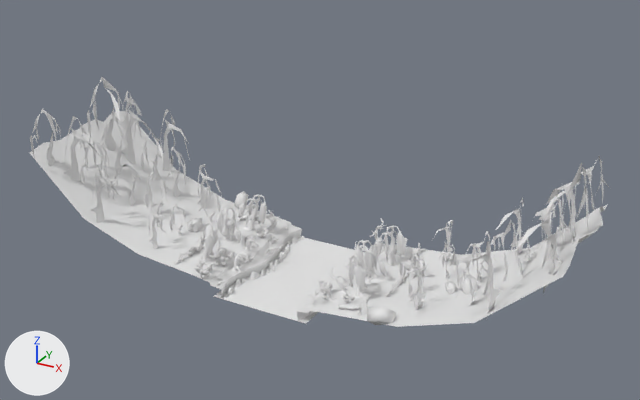
A saved change to the FBX model QuestTemplate/Assets/Design/Scenery/River/river_straitB.fbx.
Before and after are seen from a 50 mm camera at (66.6, -127.5, 71.9) aimed at (3.1, -12.0, 14.1). Lighting does not change. The marker at lower left points along +X, +Y and +Z. Objects named as collision shapes, trigger or cutter boxes, shadow casters or lower levels of detail are left out. Where no turn or scale is listed for an object, it has been applied to the vertices.

Script lines for the objects in view, before the commit:
```python
me_ea_bush1c_026 = bpy.data.meshes.new('EA_Bush1c.026')
me_ea_bush1c_026.from_pydata(...)  # 18275 vertices, 22316 faces; spans x -46.2..47.3, y -27.9..1.5, z -0.1..29.0
me_ea_bush1c_026.materials.append(mat_material_007)  # white #e7e7e7
ob_straitb_lod0 = bpy.data.objects.new('straitB_LOD0', me_ea_bush1c_026)
ob_straitb_lod0.location = (0.0, 0.0, 0.0)
```
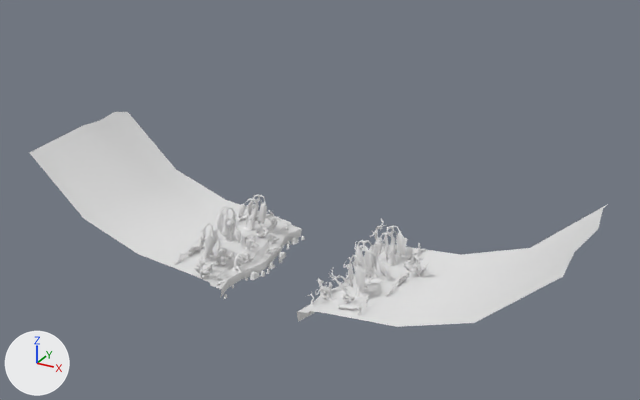
Boxes (x1, y1, x2, y2) around the edits, measured in the pictures (640 x 400 px):
'straitB_LOD0', reshaped
    before: (29, 77, 609, 327)
    after: (29, 112, 608, 327)
part 1 of me_ea_bush1c_026, deleted
    before: (30, 77, 609, 325)
part 2 of me_ea_bush1c_026, cut back
    before: (29, 111, 608, 327)
    after: (29, 112, 608, 327)

Edits to the bpy script that builds the scene:
```text
Change me_ea_bush1c_026:
    used by ob_straitb_lod0; location = (0.0, 0.0, 0.0)
    remove me_ea_bush1c_026.from_pydata(...)  # 18275 vertices, 22316 faces; spans x -46.2..47.3, y -27.9..1.5, z -0.1..29.0
    add me_ea_bush1c_026.from_pydata(...)  # 14322 vertices, 19056 faces; spans x -46.2..47.3, y -27.0..0.0, z -0.1..20.1
    me_ea_bush1c_026 part 1: 154 loose pieces with 2472 vertices, spanning x -45.3..46.5, y -27.9..1.5, z -0.1..29.0, are deleted
    me_ea_bush1c_026 part 2: 59 vertices moved from x -46.2..45.8, y -22.7..-2.0, z -0.1..20.1 to x -46.2..47.3, y -21.6..-2.0, z -0.1..20.1; 1489 vertices removed from x -46.2..47.3, y -27.0..0.0, z -0.1..20.2; 8 vertices added at x -12.5..13.5, y -20.7..-3.9, z 2.7..3.0
```
